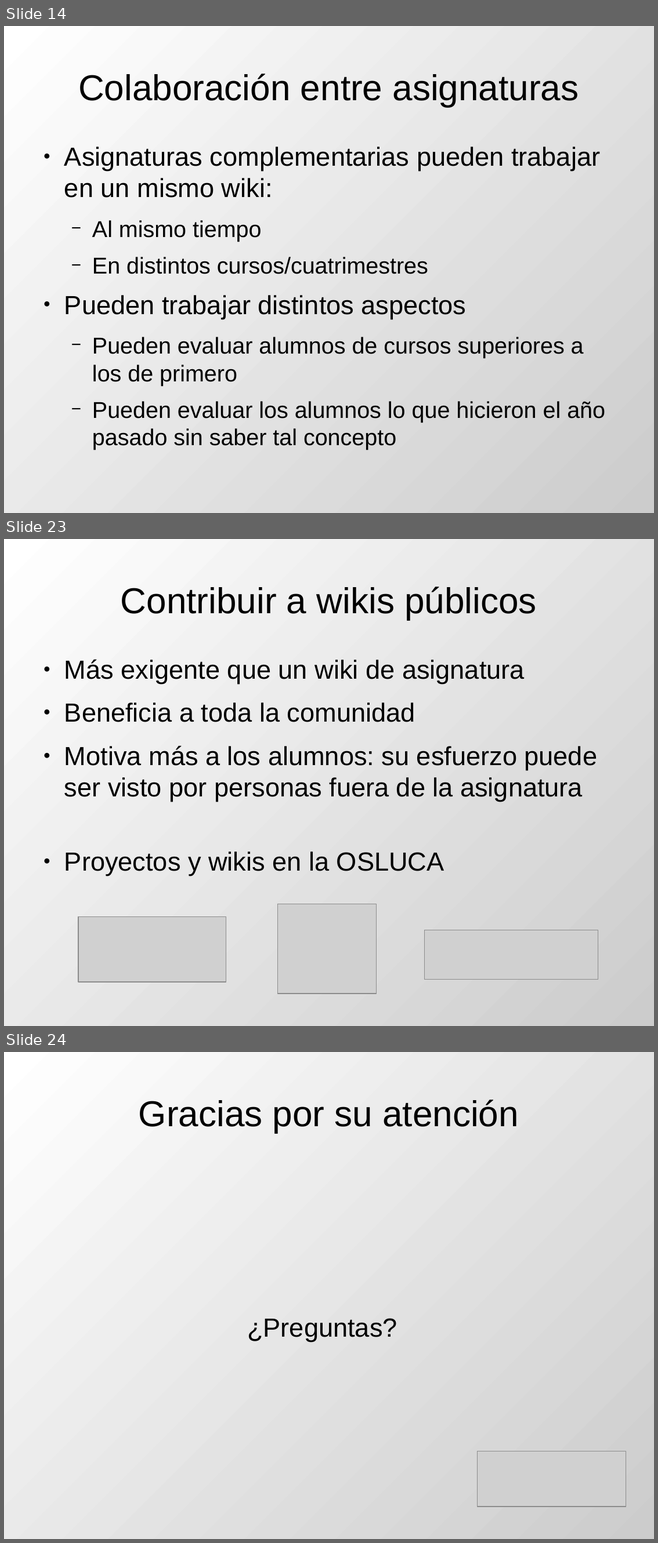
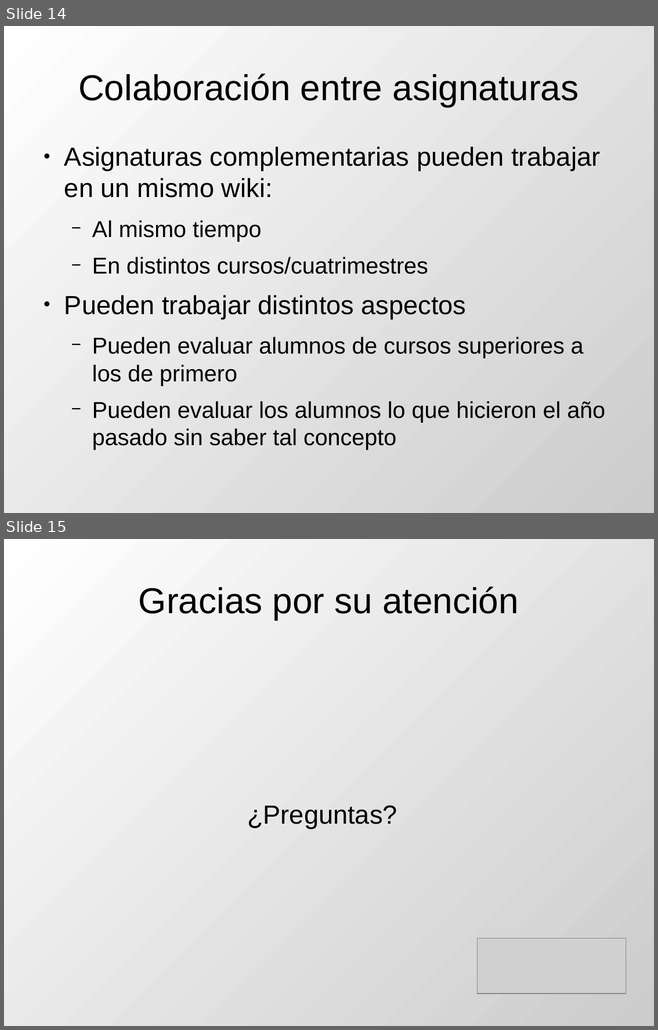
Before and after one commit to DrPantera/wikis4education, a slide deck: uca-2017/tema-2-WikisEnEducacion.odp. Shown one above the other, each under a label of ours: slides 14, 23 and 24 before the commit, slides 14 and 15 after it; the slides between them are not shown. The pictures are 658x1543 and 658x1030 pixels, drawn with LibreOffice and Linux fonts; fonts in the diff are those of the drawing; grey boxes stand for pictures. Boxes give left, top, right and bottom in pixels: in the first picture for what was removed or moved away, otherwise in the second. Text is boxed around its words. In the diff, an @@ line names an element or a change of style, - is before the commit and + after.

```diff
--- a/uca-2017/tema-2-WikisEnEducacion.odp
+++ b/uca-2017/tema-2-WikisEnEducacion.odp
@@ slide 23 removed at bbox=[4, 539, 654, 1026], background gradient #FFFFFF to #CCCCCC @@
@@ title removed at bbox=[121, 587, 536, 620] @@
-Contribuir a wikis públicos
@@ text removed at bbox=[64, 659, 597, 876] @@
-● Más exigente que un wiki de asignatura
-● Beneficia a toda la comunidad
-● Motiva más a los alumnos: su esfuerzo puede ser visto por personas fuera de la asignatura
-● Proyectos y wikis en la OSLUCA
@@ picture removed at bbox=[278, 904, 376, 994] @@
@@ picture removed at bbox=[78, 917, 226, 982] @@
@@ picture removed at bbox=[424, 931, 598, 980] @@
@@ what was slide 24 is now slide 15 @@
```
Also in this commit, not shown: 1 slide changed, 8 other slides removed, 7 other files.
